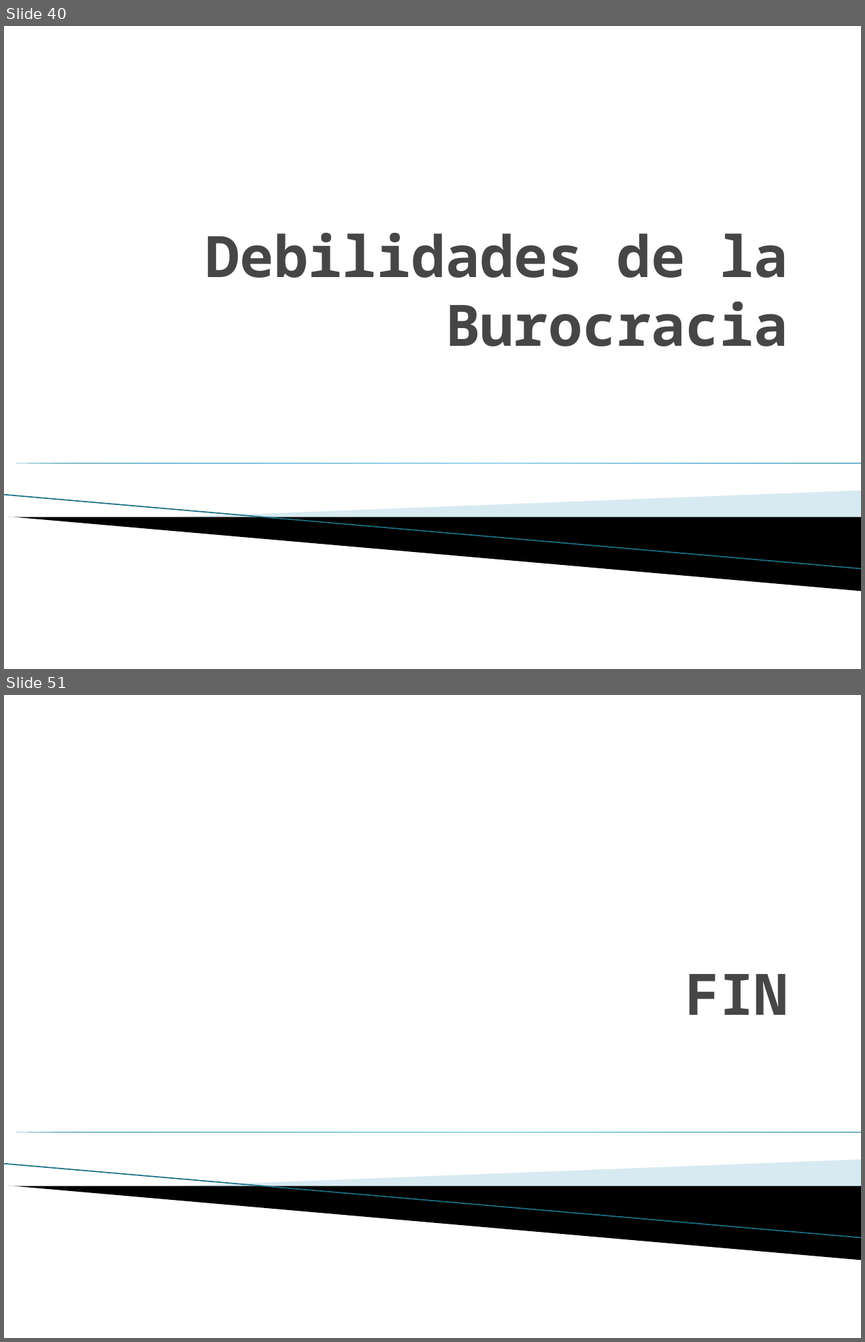
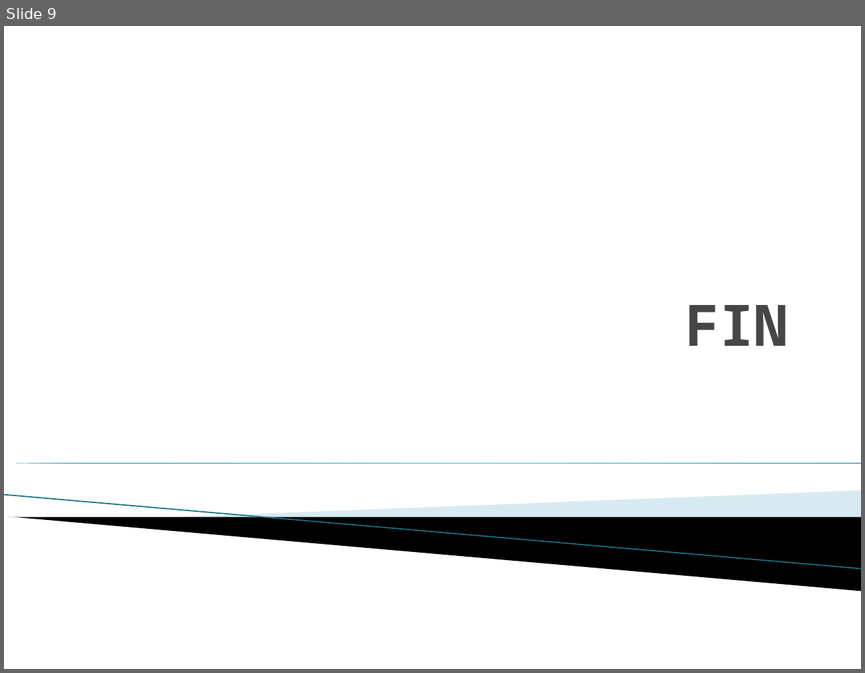
Before and after one commit to carlamadeo/proyectosfacultad, a slide deck: Modelos Organizacionales/TPS/TP_Grupo_C_Redes_Sociales.pptx. Shown one above the other, each under a label of ours: slides 40 and 51 before the commit, slide 9 after it; the slides between them are not shown. The pictures are 865x1342 and 865x673 pixels, drawn with LibreOffice and Linux fonts; fonts in the diff are those of the drawing; background and template pictures are left out. Boxes give left, top, right and bottom in pixels: in the first picture for what was removed or moved away, otherwise in the second. Text is boxed around its words. In the diff, an @@ line names an element or a change of style, - is before the commit and + after.

```diff
--- a/Modelos Organizacionales/TPS/TP_Grupo_C_Redes_Sociales.pptx
+++ b/Modelos Organizacionales/TPS/TP_Grupo_C_Redes_Sociales.pptx
@@ slide 40 removed at box(4, 26, 861, 669), background #FFFFFF; not listed: 4 template elements that a slide beside it also shows @@
@@ title removed at box(205, 233, 788, 346) @@
-Debilidades de la Burocracia
@@ what was slide 51 is now slide 9 @@
```
Also in this commit, not shown: 5 slides added, 46 other slides removed, 4 other files.
